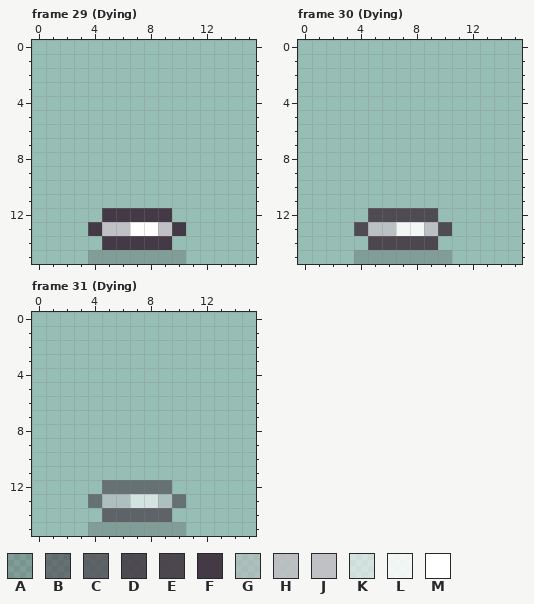
Two states of a pixel-art file, game/theslimeking/Assets/External/AssetStore/SlimeMec/_Art/Sprites/Characters/chr_whiteslime.aseprite. The picture above was drawn from the file before the commit.
16x16 pixels, 120 frames. Colours within 5 levels of each other are drawn and written as one. Shown: frame 29 (Dying), frame 30 (Dying), frame 31 (Dying). The commit also changed other frames, which this record leaves out.
Visible layers, top first: "back", "vfx_back", "vfx_front", "front", "side", "vfx_side", "shadow".
Palette (. is transparent): A #443a4540  B #443a4594  C #443a45af  D #443a45df  E #443a45e7  F #443a45  G #c0c1c594  H #c0c1c5df  J #c0c1c5  K #ffffff94  L #ffffffdf  M #ffffff
Pixels before, frame 29 (Dying), first column x 4:
12 .FFFFF.
13 FJJMMJF
14 .FFFFF.
15 AAAAAAA
Pixels before, frame 30 (Dying), first column x 4:
12 .DDDDD.
13 DHHLLHD
14 .EEEEE.
15 AAAAAAA
Pixels before, frame 31 (Dying), first column x 4:
12 .BBBBB.
13 BGGKKGB
14 .CCCCC.
15 AAAAAAA
And afterwards:
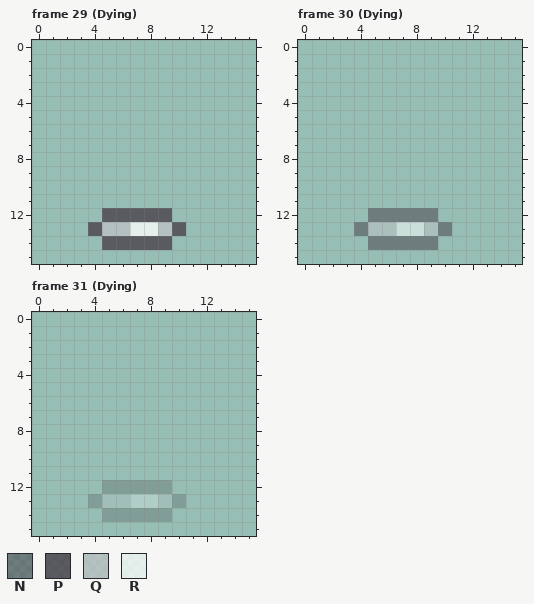
Colours new in this view: N #443a4580  P #443a45bf  Q #c0c1c5bf  R #ffffffbf
The exact change:
layer "shadow" now hidden
layer "side" now hidden
layer "back" now hidden
colour G: #c0c1c594 -> #c0c1c540
colour H: #c0c1c5df -> #c0c1c580
colour K: #ffffff94 -> #ffffff40
colour L: #ffffffdf -> #ffffff80
Changed rows in their new state; - is a pixel that keeps its letter.
Frame 29 (Dying):
first column x 4:
12 -PPPPP-
13 PQQRRQP
14 -PPPPP-
15 .......
Frame 30 (Dying):
first column x 4:
12 -NNNNN-
13 N-----N
14 -NNNNN-
15 .......
Frame 31 (Dying):
first column x 4:
12 -AAAAA-
13 A-----A
14 -AAAAA-
15 .......
Where, in picture pixels (left, top, right, bottom), the same in both pictures:
changed: (88, 208, 186, 264)
changed: (354, 208, 452, 264)
changed: (88, 480, 186, 536)
